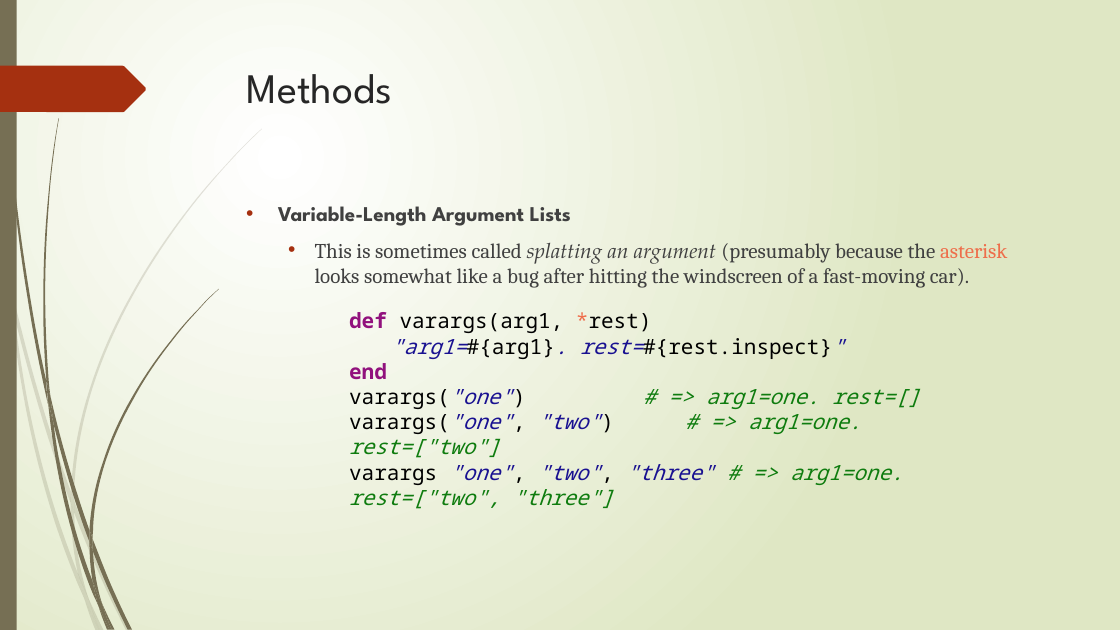
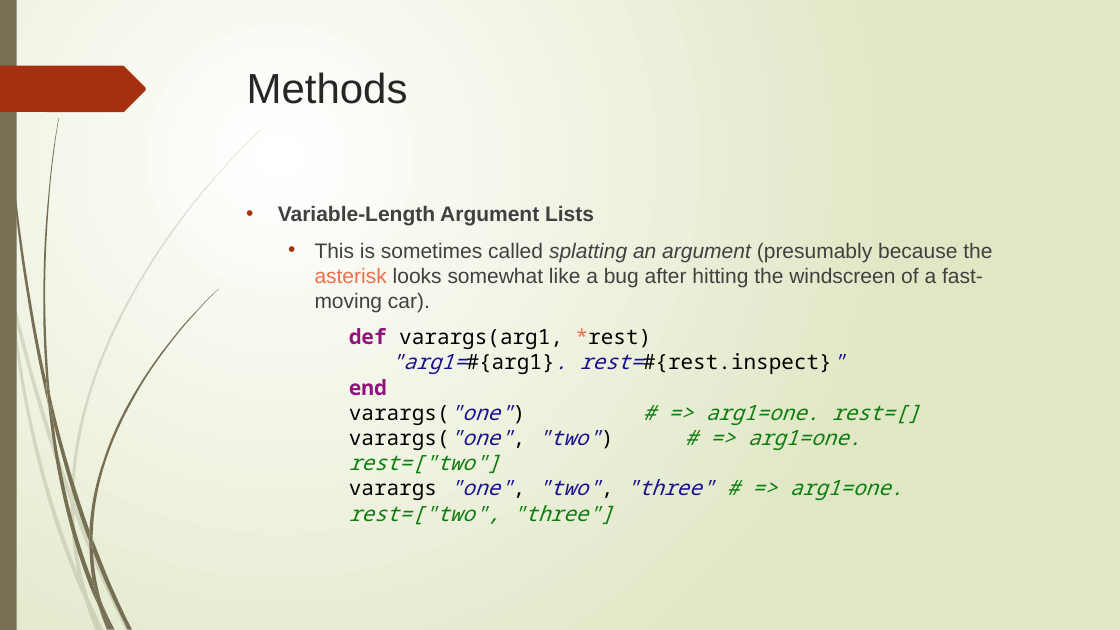
Before and after one commit to angelmoralesb/Fedesoft, a slide deck: slide 40 of ProyectoRuby/Libros/PresentacionRuby.pptx. Drawn at 1120x630 pixels with LibreOffice and Linux fonts; fonts in the diff are those of the drawing. Boxes give left, top, right and bottom in pixels: in the first picture for what was removed or moved away, otherwise in the second. Text is boxed around its words. In the diff, an @@ line names an element or a change of style, - is before the commit and + after.

```diff
--- a/ProyectoRuby/Libros/PresentacionRuby.pptx
+++ b/ProyectoRuby/Libros/PresentacionRuby.pptx
@@ title "Methods" at box(247, 72, 408, 104): font League Spartan to Arial @@
@@ text "Variable-Length Argument Lists" at box(278, 205, 992, 312): font League Spartan to Arial in "Variable-Length Argument Lists"; font Cambria to Arial in "This is sometimes called (presumably because the ..."; font TeX Gyre Pagella to Arial in "splatting an argument" @@
@@ text "def varargs(arg1, *rest)": place and size @@
-text "def varargs(arg1, *rest)" at box(349, 312, 920, 509)
+text "def varargs(arg1, *rest)" at box(349, 328, 920, 525)
```
Also in this commit, not shown: 52 other slides changed, 4 other files.
